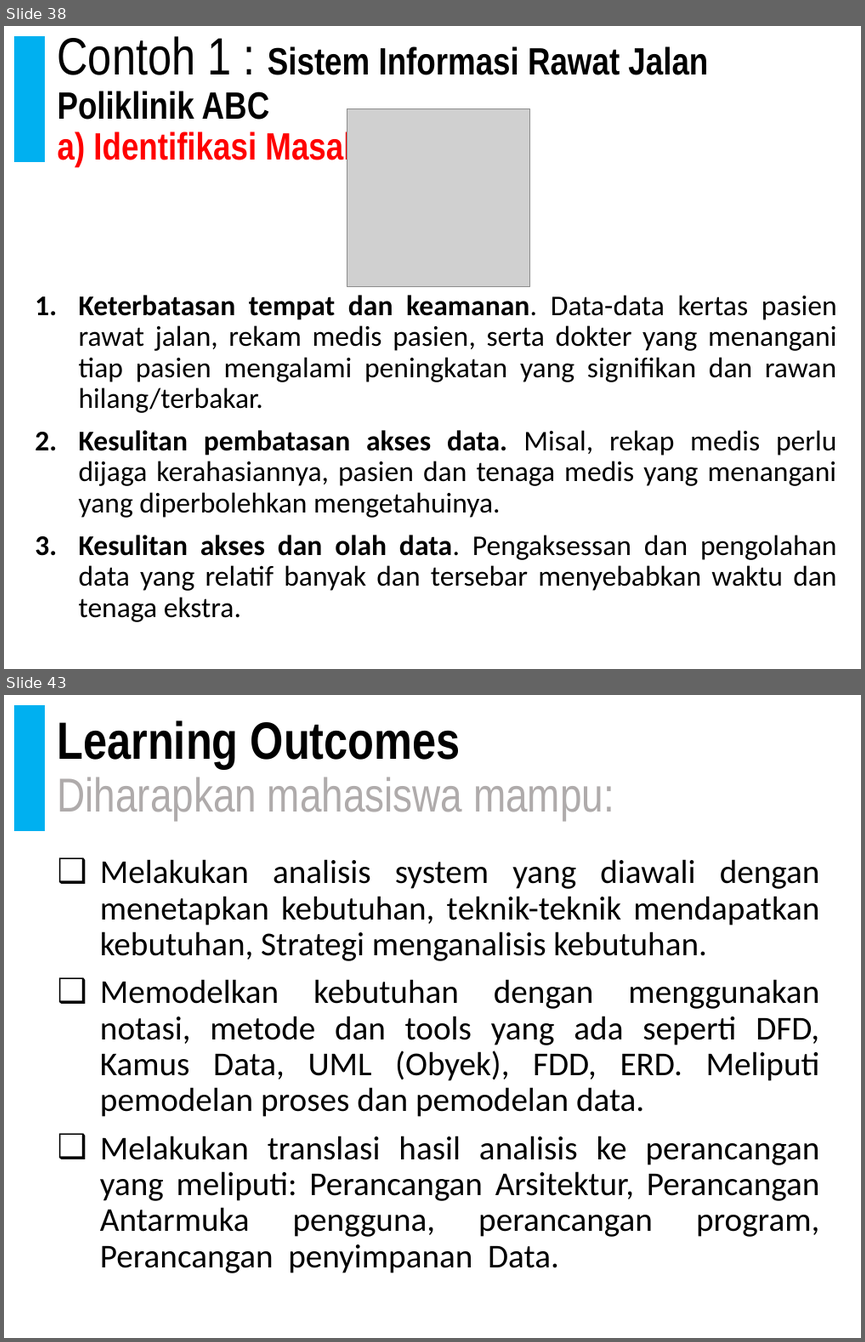
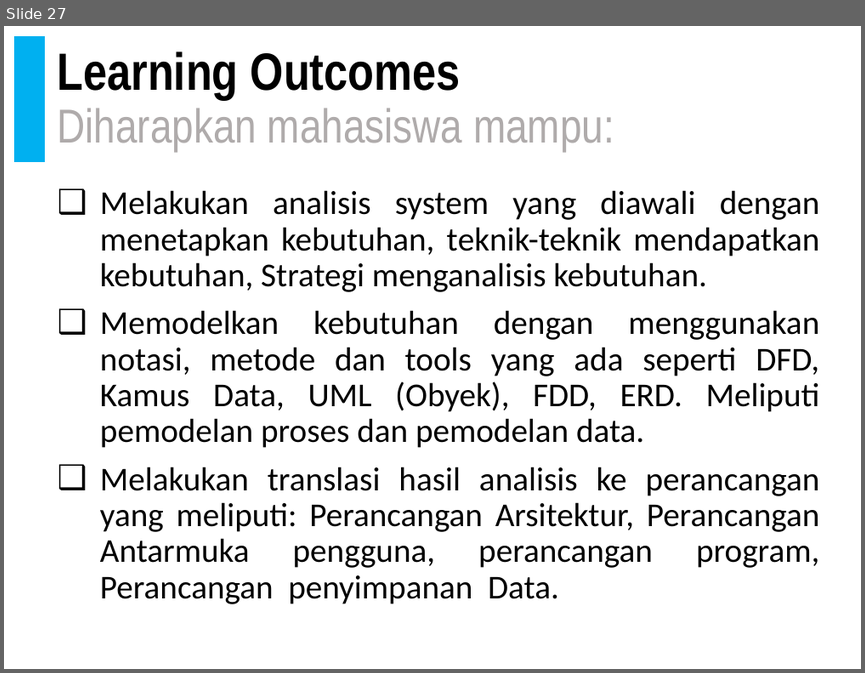
Before and after one commit to doniaft/Analisa-Desain-Sistem-Informasi, a slide deck: 1. Bahan Ajar/01. ADSI - Pendahuluan.pptx. Shown one above the other, each under a label of ours: slides 38 and 43 before the commit, slide 27 after it; the slides between them are not shown. The pictures are 865x1342 and 865x673 pixels, drawn with LibreOffice and Linux fonts; fonts in the diff are those of the drawing; grey boxes stand for pictures. Boxes give left, top, right and bottom in pixels: in the first picture for what was removed or moved away, otherwise in the second. Text is boxed around its words. In the diff, an @@ line names an element or a change of style, - is before the commit and + after.

```diff
--- a/1. Bahan Ajar/01. ADSI - Pendahuluan.pptx
+++ b/1. Bahan Ajar/01. ADSI - Pendahuluan.pptx
@@ slide 38 removed at (x1=4, y1=26, x2=861, y2=669), background #FFFFFF; not listed: 2 template elements that a slide beside it also shows @@
@@ title removed at (x1=58, y1=36, x2=708, y2=168) @@
-Contoh 1 : Sistem Informasi Rawat Jalan Poliklinik ABC
-a) Identifikasi Masalah
@@ picture removed at (x1=347, y1=108, x2=530, y2=286) @@
@@ text removed at (x1=79, y1=295, x2=837, y2=622) @@
-1. Keterbatasan tempat dan keamanan. Data-data kertas pasien rawat jalan, rekam medis pasien, serta dokter yang menangani tiap pasien mengalami peningkatan yang signifikan dan rawan hilang/terbakar.
-2. Kesulitan pembatasan akses data. Misal, rekap medis perlu dijaga kerahasiannya, pasien dan tenaga medis yang menangani yang diperbolehkan mengetahuinya.
-3. Kesulitan akses dan olah data. Pengaksessan dan pengolahan data yang relatif banyak dan tersebar menyebabkan waktu dan tenaga ekstra.
@@ what was slide 43 is now slide 27 @@
```
Also in this commit, not shown: 10 slides changed, 1 slide added, 15 other slides removed, 1 other file.
